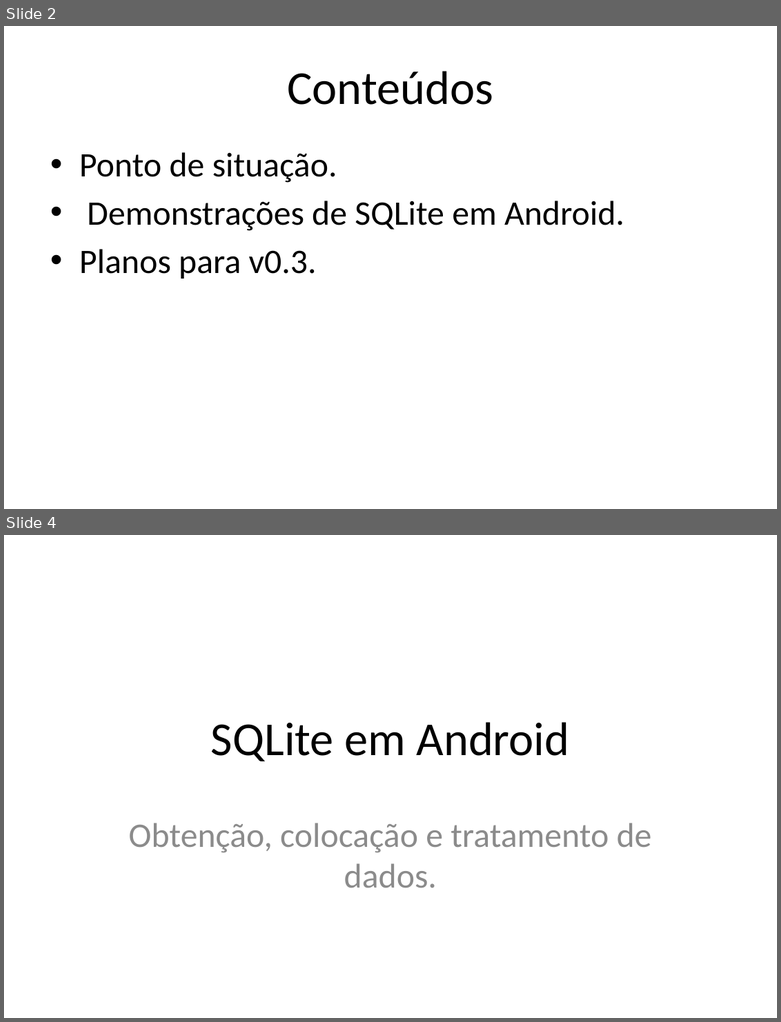
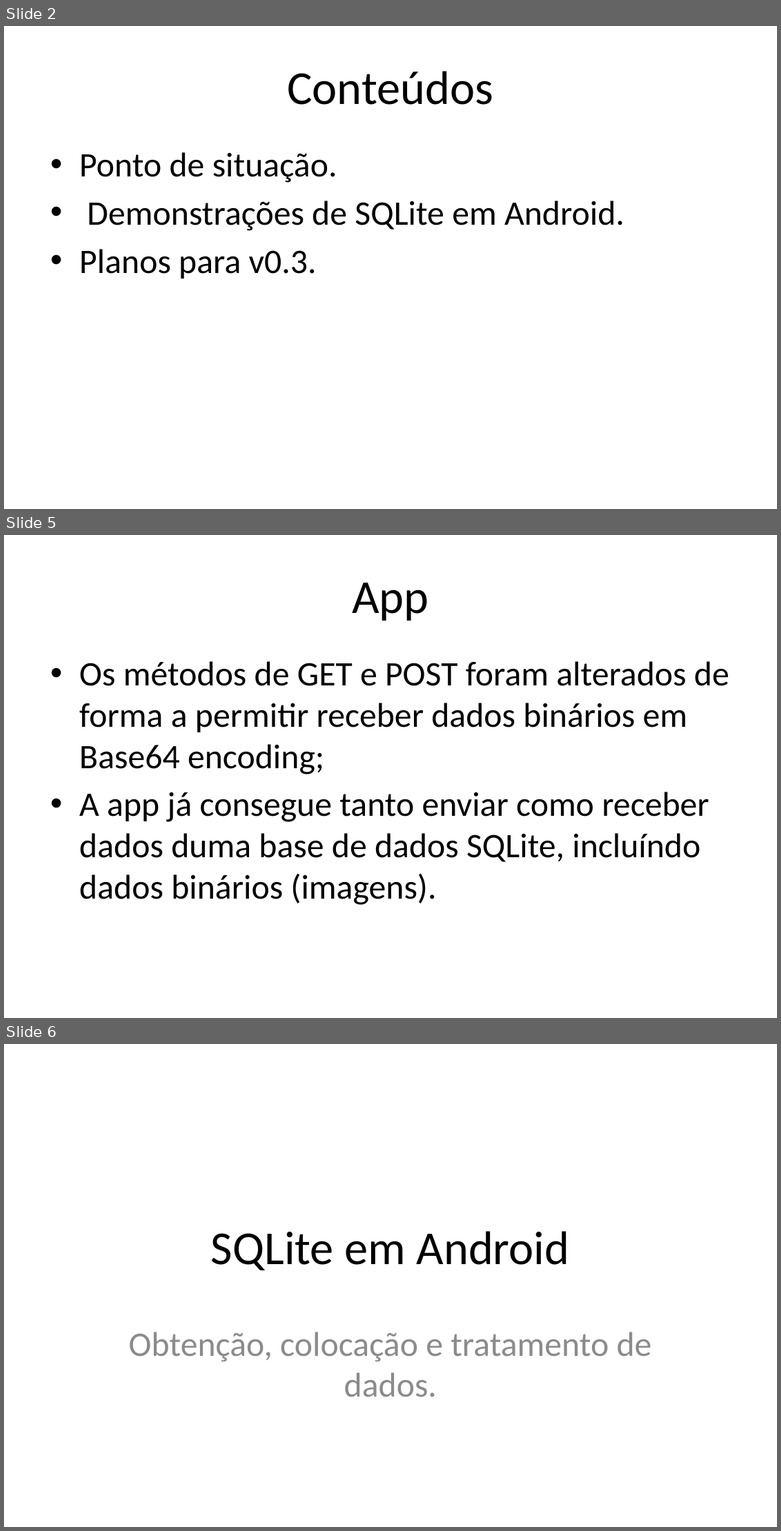
Before and after one commit to iptomar/letrinhas_si, a slide deck: Apresentacoes/v02.pptx. Shown one above the other, each under a label of ours: slides 2 and 4 before the commit, slides 2, 5 and 6 after it; the slides between them are not shown. The pictures are 781x1022 and 781x1531 pixels, drawn with LibreOffice and Linux fonts; fonts in the diff are those of the drawing; background and template pictures are left out. Boxes give left, top, right and bottom in pixels: in the first picture for what was removed or moved away, otherwise in the second. Text is boxed around its words. In the diff, an @@ line names an element or a change of style, - is before the commit and + after.

```diff
--- a/Apresentacoes/v02.pptx
+++ b/Apresentacoes/v02.pptx
@@ slide 5 added at [4, 535, 777, 1018], background #FFFFFF @@
@@ title added at [352, 583, 428, 621], 44 pt, text #000000 @@
+App
@@ text added at [79, 661, 729, 905], 32 pt, text #000000 @@
+• Os métodos de GET e POST foram alterados de forma a permitir receber dados binários em Base64 encoding;
+• A app já consegue tanto enviar como receber dados duma base de dados SQLite, incluíndo dados binários (imagens).
@@ what was slide 4 is now slide 6 @@
```
Also in this commit, not shown: 2 slides changed, 10 other slides added.
